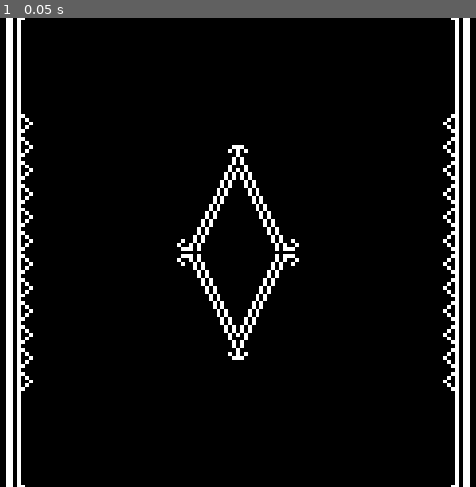
Above: before the commit, frame 1.
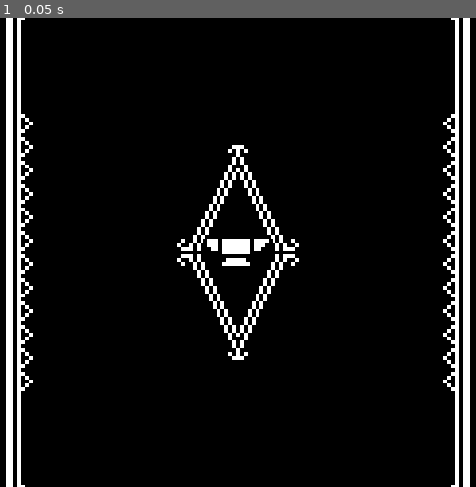
Above: after the commit, the same moment.

Repository: rapieregridoro/one_bit_jam
Game: Godot game, scene res://Scenes/Objetos/Obj_bigorna.tscn
Same seed, same stepped clock (60 frames per second), same inputs: the game is played once before the commit and once after it. This scene is started directly instead of the project's main scene.
Inputs:
- Up to frame 1 (0.05 s): no input

The runs differ from the first frame. In frame 1, 0.4% of the frame differs, in the area x 42-58%, y 47-53%.
Error in both runs: Invalid get index 'global_position' (on base: 'null instance'). (res://Scripts/Camera_body.gd:13)

Commit message:
sprites dos eventos

Diff:
--- a/Godot_Project-One_Bit_Jam-Abril_21/Scenes/Objetos/Obj_bigorna.tscn
+++ b/Godot_Project-One_Bit_Jam-Abril_21/Scenes/Objetos/Obj_bigorna.tscn
@@ -1,3 +1,8 @@
-[gd_scene format=2]
+[gd_scene load_steps=2 format=2]
+
+[ext_resource path="res://Images/Bigorna.png" type="Texture" id=1]
 
 [node name="Obj_bigorna" type="Node2D"]
+
+[node name="Sprite" type="Sprite" parent="."]
+texture = ExtResource( 1 )
--- a/Godot_Project-One_Bit_Jam-Abril_21/Scenes/Objetos/Obj_bola.tscn
+++ b/Godot_Project-One_Bit_Jam-Abril_21/Scenes/Objetos/Obj_bola.tscn
@@ -1,3 +1,8 @@
-[gd_scene format=2]
+[gd_scene load_steps=2 format=2]
+
+[ext_resource path="res://Images/Bola.png" type="Texture" id=1]
 
 [node name="Obj_bola" type="Node2D"]
+
+[node name="Sprite" type="Sprite" parent="."]
+texture = ExtResource( 1 )
--- a/Godot_Project-One_Bit_Jam-Abril_21/Scenes/Objetos/Obj_elefantes.tscn
+++ b/Godot_Project-One_Bit_Jam-Abril_21/Scenes/Objetos/Obj_elefantes.tscn
@@ -1,3 +1,8 @@
-[gd_scene format=2]
+[gd_scene load_steps=2 format=2]
+
+[ext_resource path="res://Images/elefante.png" type="Texture" id=1]
 
 [node name="Obj_elefantes" type="Node2D"]
+
+[node name="Sprite" type="Sprite" parent="."]
+texture = ExtResource( 1 )
--- a/Godot_Project-One_Bit_Jam-Abril_21/Scenes/Objetos/Obj_espinhos.tscn
+++ b/Godot_Project-One_Bit_Jam-Abril_21/Scenes/Objetos/Obj_espinhos.tscn
@@ -1,3 +1,8 @@
-[gd_scene format=2]
+[gd_scene load_steps=2 format=2]
+
+[ext_resource path="res://Images/Espinhos.png" type="Texture" id=1]
 
 [node name="Obj_espinhos" type="Node2D"]
+
+[node name="Sprite" type="Sprite" parent="."]
+texture = ExtResource( 1 )
--- a/Godot_Project-One_Bit_Jam-Abril_21/Scenes/Objetos/Obj_martelo.tscn
+++ b/Godot_Project-One_Bit_Jam-Abril_21/Scenes/Objetos/Obj_martelo.tscn
@@ -1,3 +1,8 @@
-[gd_scene format=2]
+[gd_scene load_steps=2 format=2]
+
+[ext_resource path="res://Images/Martelo.png" type="Texture" id=1]
 
 [node name="Obj_martelo" type="Node2D"]
+
+[node name="Sprite" type="Sprite" parent="."]
+texture = ExtResource( 1 )
--- a/Godot_Project-One_Bit_Jam-Abril_21/Scenes/Objetos/Obj_meteoro.tscn
+++ b/Godot_Project-One_Bit_Jam-Abril_21/Scenes/Objetos/Obj_meteoro.tscn
@@ -1,3 +1,8 @@
-[gd_scene format=2]
+[gd_scene load_steps=2 format=2]
+
+[ext_resource path="res://Images/Meteoro.png" type="Texture" id=1]
 
 [node name="Obj_meteoro" type="Node2D"]
+
+[node name="Sprite" type="Sprite" parent="."]
+texture = ExtResource( 1 )
--- a/Godot_Project-One_Bit_Jam-Abril_21/Scenes/Objetos/Obj_porco_espinho.tscn
+++ b/Godot_Project-One_Bit_Jam-Abril_21/Scenes/Objetos/Obj_porco_espinho.tscn
@@ -1,3 +1,8 @@
-[gd_scene format=2]
+[gd_scene load_steps=2 format=2]
+
+[ext_resource path="res://Images/porco_espinho.png" type="Texture" id=1]
 
 [node name="Obj_porco_espinho" type="Node2D"]
+
+[node name="Sprite" type="Sprite" parent="."]
+texture = ExtResource( 1 )
--- a/Godot_Project-One_Bit_Jam-Abril_21/Scenes/Objetos/Obj_samurai.tscn
+++ b/Godot_Project-One_Bit_Jam-Abril_21/Scenes/Objetos/Obj_samurai.tscn
@@ -1,3 +1,9 @@
-[gd_scene format=2]
+[gd_scene load_steps=2 format=2]
+
+[ext_resource path="res://Images/Samurai.png" type="Texture" id=1]
 
 [node name="Obj_samurai" type="Node2D"]
+
+[node name="Sprite" type="Sprite" parent="."]
+texture = ExtResource( 1 )
+hframes = 6
--- a/Godot_Project-One_Bit_Jam-Abril_21/Scenes/Objetos/Obj_torre_fogo.tscn
+++ b/Godot_Project-One_Bit_Jam-Abril_21/Scenes/Objetos/Obj_torre_fogo.tscn
@@ -1,3 +1,8 @@
-[gd_scene format=2]
+[gd_scene load_steps=2 format=2]
+
+[ext_resource path="res://Images/Torre.png" type="Texture" id=1]
 
 [node name="Obj_torre_fogo" type="Node2D"]
+
+[node name="Sprite" type="Sprite" parent="."]
+texture = ExtResource( 1 )
--- a/Godot_Project-One_Bit_Jam-Abril_21/project.godot
+++ b/Godot_Project-One_Bit_Jam-Abril_21/project.godot
@@ -88,7 +88,6 @@
 2d_physics/layer_2="Jogador"
 2d_physics/layer_3="Jogador_Dash"
 2d_physics/layer_4="Dash_Damage"
-2d_physics/layer_5="Spawns"
 
 [rendering]
 
Binary file added: Godot_Project-One_Bit_Jam-Abril_21/Images/Samurai.png
Not shown, added: Godot_Project-One_Bit_Jam-Abril_21/Images/Samurai.png.import
Not shown, changed: Aseprite_Files/Samurai.aseprite
